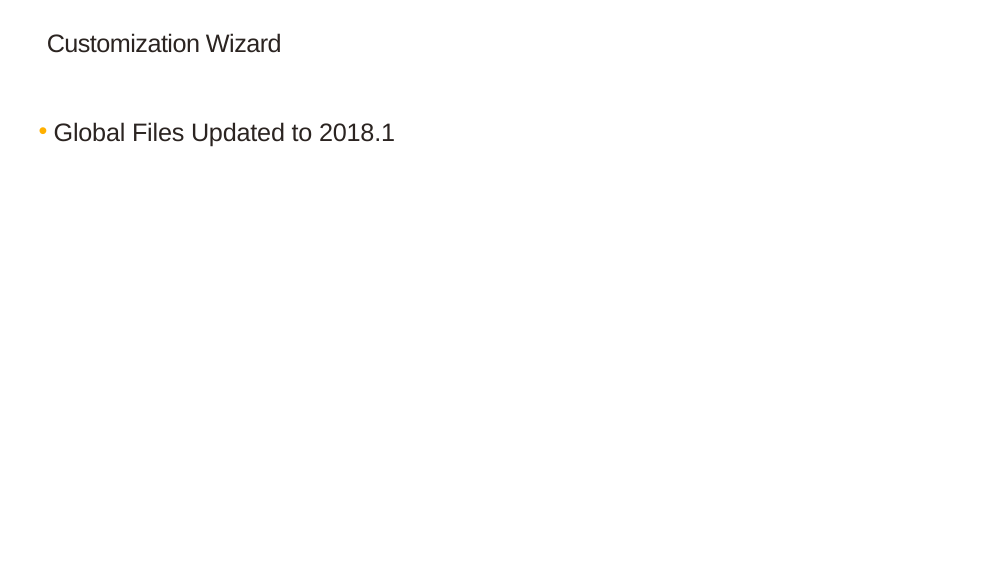
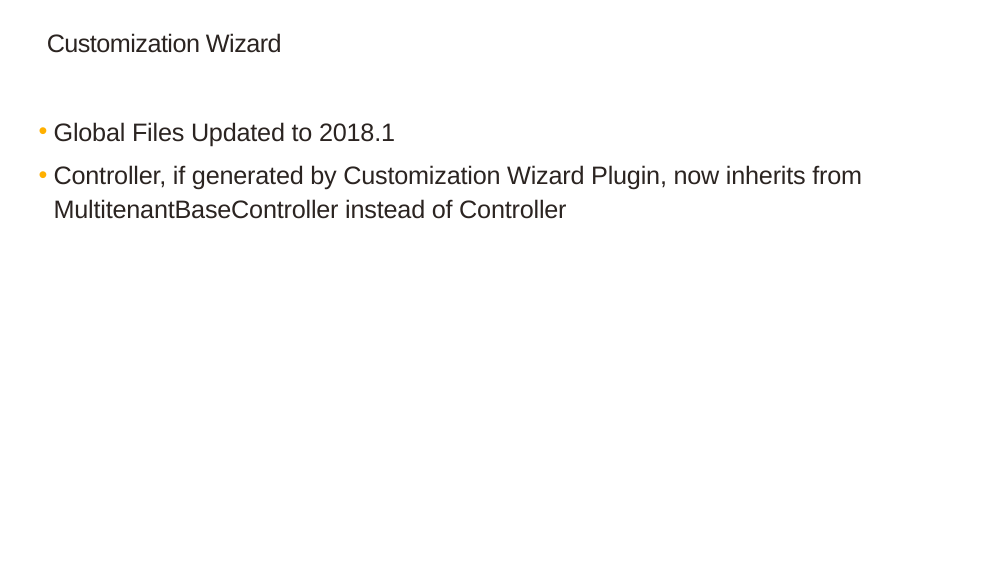
Before and after one commit to SageNADev/Sage300-SDK, a slide deck: slide 14 of docs/presentations/Sage300SDK_2018.1WebSDKOverview.pptx (slide 8 before the commit). Drawn at 1008x567 pixels with LibreOffice and Linux fonts; fonts in the diff are those of the drawing; background and template pictures are left out. Boxes give left, top, right and bottom in pixels: in the first picture for what was removed or moved away, otherwise in the second. Text is boxed around its words. In the diff, an @@ line names an element or a change of style, - is before the commit and + after.

```diff
--- a/docs/presentations/Sage300SDK_2018.1WebSDKOverview.pptx
+++ b/docs/presentations/Sage300SDK_2018.1WebSDKOverview.pptx
@@ text at <box>54,165,862,219</box>: paragraph added @@
+  • Controller, if generated by Customization Wizard Plugin, now inherits from MultitenantBaseController instead of Controller
```
Also in this commit, not shown: 3 other slides changed, 8 slides added, 1 other file.
